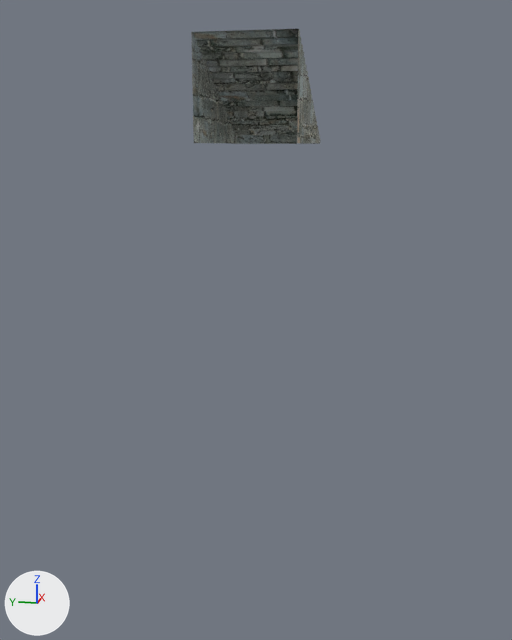
The Blender file Assets/Models/Stairs.blend, before and after one commit.
One viewpoint serves both versions: a camera (50 mm lens) standing at (-32.1, -5.9, -0.1) and looking at (-1.0, 0.3, -7.9). Every picture has the same lights, and +X, +Y and +Z are marked at lower left. The picture after the commit comes second.
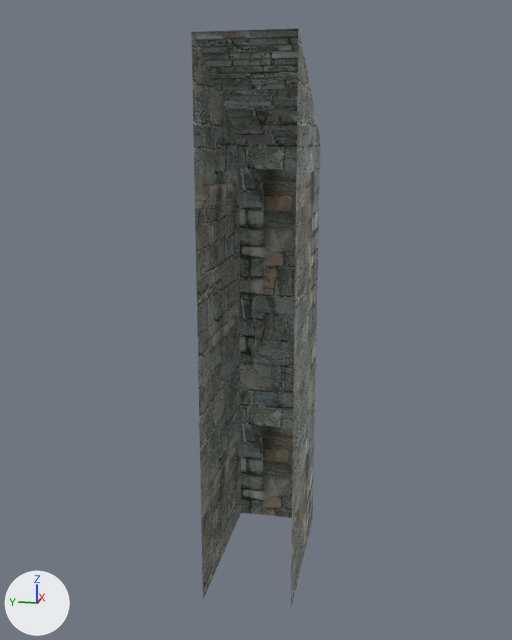
The newer file is also turned or shifted as a whole; pictures and numbers use the older file's frame.

What the commit changed:
me_plane is used by ob_plane; location (0.0, 0.0, 0.0).
Verts and faces of me_plane; kept vertices keep their numbers, new ones are numbered from 84.
Before the commit, vertices of me_plane: 0 (-5.0, 2.0, 0.0) at pixel (193, 143), 1 (3.0, -2.0, 0.0) at pixel (320, 143), 2 (-5.0, -2.0, 0.0) at pixel (296, 142), 3 (3.0, 2.0, 0.0) at pixel (239, 143).
me_plane had 84 vertices, 42 faces and spanned x -5.0..3.0, y -2.0..2.0, z 0.0..4.0.
me_plane now has 88 vertices, 45 faces and spans x -5.0..3.0, y -2.0..2.0, z -20.0..4.0.
Part 1, on me_plane:
New vertices 84 to 87 stand at vertices 0 to 3, in that order, plus (0.0, 0.0, -20.0).
New faces: (0, 3, 87, 84), (1, 2, 86, 85), (1, 85, 87, 3).
me_plane part 2: 42 kept faces spanning x -5.0..3.0, y -2.0..2.0, z 0.0..4.0 get new texture (UV) coordinates.

Where the change shows, as pixel boxes [x1, y1, x2, y2] in the pictures (512 x 640 px):
'Plane', reshaped (399% taller): before [191, 29, 321, 144]; after [191, 29, 321, 607]
part 1 of me_plane, added: after [194, 143, 320, 607]
part 2 of me_plane, surface changed: [192, 29, 321, 144] in both
